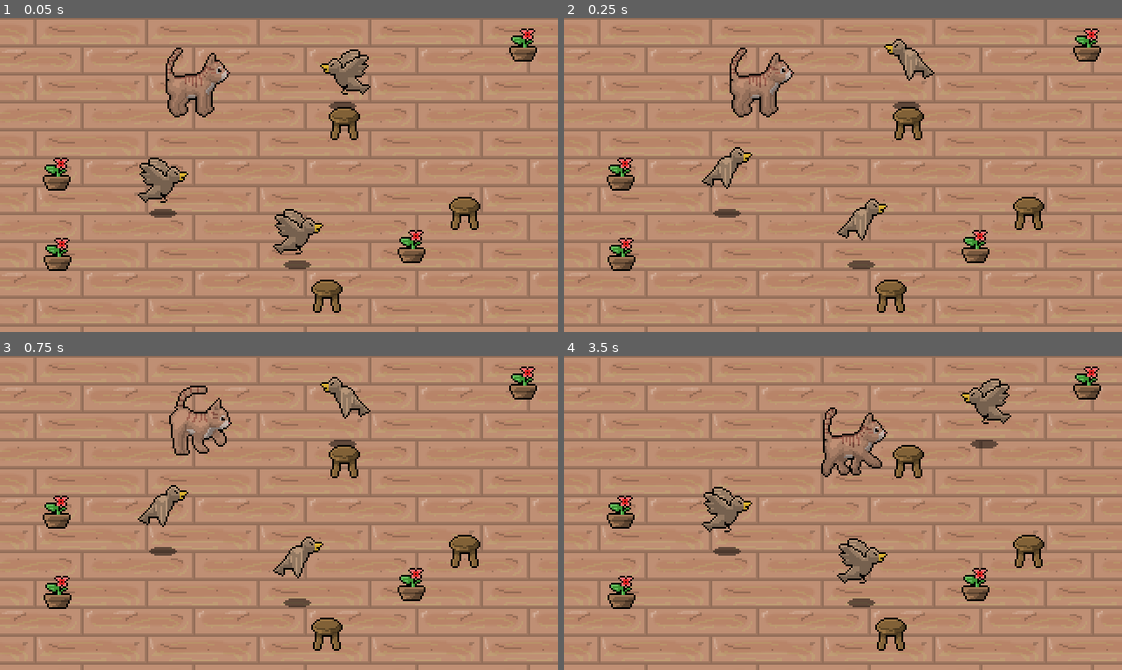
Above: before the commit, frames 1-4 (two rows, left to right).
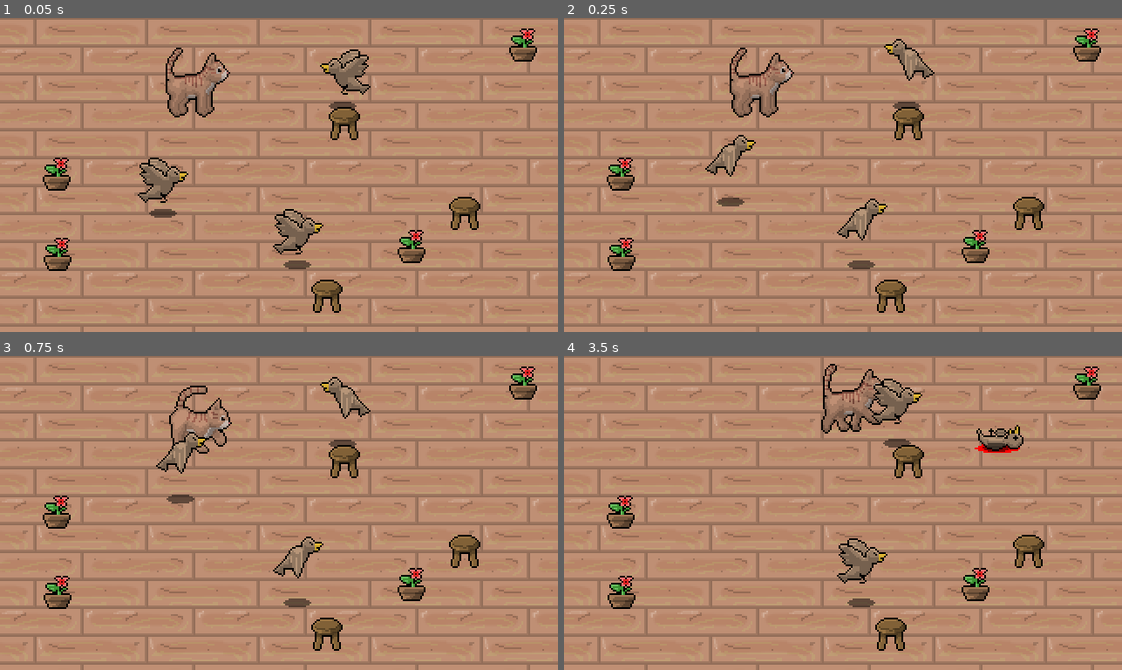
Above: after the commit, the same moments.

Repository: andreuramos/action-cat-game
Game: Godot game, scene res://mainScene.tscn
Two runs of this game, one before a commit and one after it. Both use one fixed random seed, a clock stepped at 60 frames per second and the inputs below.
Inputs:
- Up to frame 1 (0.05 s): no input
- Up to frame 2 (0.25 s): no input
- Up to frame 3 (0.75 s): hold Right (ui_right) from 0.53 s (still down); tap Space (attack) at 0.6 s
- Up to frame 4 (3.5 s): release Right (ui_right) at 1.28 s; hold Down (ui_down) 1.28-2.03 s; tap Space (attack) at 1.35, 2.1, 2.85 s; hold Right (ui_right) 2.03-2.78 s; hold Up (ui_up) from 2.78 s (still down)

Frame 1 is identical in both runs. In frame 2, 0.8% of the frame differs, in the area x 24-35%, y 37-64%; in frame 3, 1.0%; in frame 4, 4.4%, in the area x 24-83%, y 2-64%.

Commit message:
bird chases player

Diff:
--- a/Enemies/Bird.gd
+++ b/Enemies/Bird.gd
@@ -2,25 +2,59 @@
 
 const KNOCKBACK_SPEED = 120
 enum {
-	ALIVE,
+	IDLE,
+	WANDER,
+	CHASE,
 	DEAD
 }
-var state = ALIVE
+var state = IDLE
 var knockback = Vector2.ZERO
+var velocity = Vector2.ZERO
+
 export var direction = "R"
+export var ACCELERATION = 300
+export var MAX_SPEED = 50
+export var FRICTION = 150
+
 onready var stats = $stats
 onready var animations = $AnimatedSprite
 onready var hurtBox = $CollisionShape2D/Hurtbox
 onready var collider = $CollisionShape2D
+onready var playerDetector = $PlayerDetectionZone
 
 func _ready():
 	animations.play("fly" + direction)
 
 func _physics_process(delta):
-	knockback = knockback.move_toward(Vector2.ZERO, 150 * delta)
+	knockback = knockback.move_toward(Vector2.ZERO, FRICTION * delta)
 	knockback = move_and_slide(knockback)
-	if state == ALIVE:
-		animations.play("fly" + direction)
+	match state:
+		IDLE:
+			animations.play("fly" + direction)
+			velocity = velocity.move_toward(Vector2.ZERO, FRICTION * delta)
+			seek_player()
+		WANDER:
+			pass
+		CHASE:
+			var player = playerDetector.player
+			if player != null:
+				var chase_direction = (player.global_position - global_position).normalized()
+				velocity = velocity.move_toward(chase_direction * MAX_SPEED, ACCELERATION * delta)
+				if chase_direction.x < 0:
+					direction = "L"
+				else:
+					direction = "R"
+			else:
+				state = IDLE
+
+		DEAD:
+			velocity = Vector2.ZERO
+
+	velocity = move_and_slide(velocity)
+
+func seek_player():
+	if playerDetector.can_see_player():
+		state = CHASE
 
 func _on_Hurtbox_area_entered(area):
 	var player = area.find_parent('player')
--- a/Enemies/Bird.tscn
+++ b/Enemies/Bird.tscn
@@ -26,6 +26,7 @@
 [ext_resource path="res://Enemies/bird-die1L.png" type="Texture" id=24]
 [ext_resource path="res://Enemies/bird-die6L.png" type="Texture" id=25]
 [ext_resource path="res://Enemies/bird-die3L.png" type="Texture" id=26]
+[ext_resource path="res://Enemies/PlayerDetectionZone.tscn" type="PackedScene" id=27]
 
 [sub_resource type="SpriteFrames" id=1]
 animations = [ {
@@ -57,6 +58,9 @@
 radius = 12.5702
 height = 6.85838
 
+[sub_resource type="CircleShape2D" id=4]
+radius = 58.959
+
 [node name="Bird" type="KinematicBody2D"]
 script = ExtResource( 7 )
 
@@ -82,7 +86,15 @@
 
 [node name="stats" parent="." instance=ExtResource( 8 )]
 max_health = 3
+
+[node name="PlayerDetectionZone" parent="." instance=ExtResource( 27 )]
+
+[node name="CollisionShape2D" parent="PlayerDetectionZone" index="0"]
+modulate = Color( 1, 1, 1, 0.207843 )
+shape = SubResource( 4 )
 [connection signal="area_entered" from="CollisionShape2D/Hurtbox" to="." method="_on_Hurtbox_area_entered"]
 [connection signal="no_health" from="stats" to="." method="_on_stats_no_health"]
 
 [editable path="CollisionShape2D/Hurtbox"]
+
+[editable path="PlayerDetectionZone"]
--- /dev/null
+++ b/Enemies/PlayerDetectionZone.gd
@@ -0,0 +1,13 @@
+extends Area2D
+
+var player = null
+
+func can_see_player():
+	return player != null
+
+func _on_PlayerDetectionZone_body_entered(body):
+	if body.name == 'player':
+		player = body
+
+func _on_PlayerDetectionZone_body_exited(body):
+	player = null
--- /dev/null
+++ b/Enemies/PlayerDetectionZone.tscn
@@ -0,0 +1,10 @@
+[gd_scene load_steps=2 format=2]
+
+[ext_resource path="res://Enemies/PlayerDetectionZone.gd" type="Script" id=1]
+
+[node name="PlayerDetectionZone" type="Area2D"]
+script = ExtResource( 1 )
+
+[node name="CollisionShape2D" type="CollisionShape2D" parent="."]
+[connection signal="body_entered" from="." to="." method="_on_PlayerDetectionZone_body_entered"]
+[connection signal="body_exited" from="." to="." method="_on_PlayerDetectionZone_body_exited"]
--- a/Objects/plant.gd
+++ b/Objects/plant.gd
@@ -7,4 +7,5 @@
 
 
 func _on_Hurtbox_area_entered(area):
-	animation.play("die")
+	if area.name == 'Hitbox':
+		animation.play("die")
Not shown: 1 places in Enemies/Bird.tscn that only renumber resources
